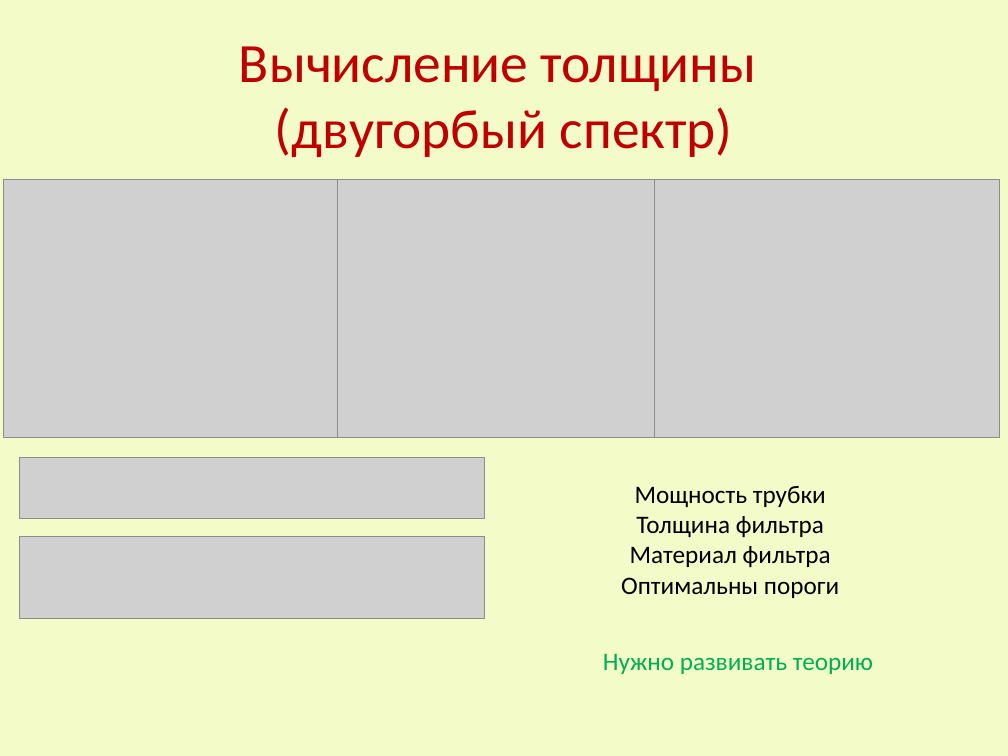
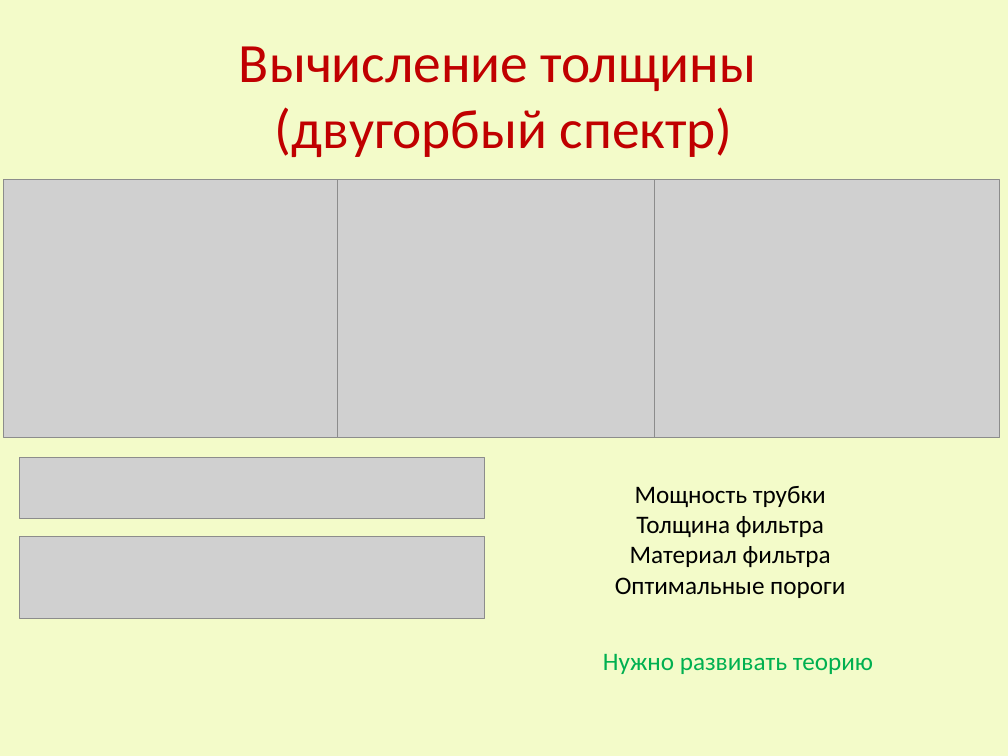
Before and after one commit to Vlad-ole/Presentations, a slide deck: slide 27 of March_2015/Oleynikov_.pptx. Drawn at 1008x756 pixels with LibreOffice and Linux fonts; fonts in the diff are those of the drawing; grey boxes stand for pictures. Boxes give left, top, right and bottom in pixels: in the first picture for what was removed or moved away, otherwise in the second. Text is boxed around its words. In the diff, an @@ line names an element or a change of style, - is before the commit and + after.

```diff
--- a/March_2015/Oleynikov_.pptx
+++ b/March_2015/Oleynikov_.pptx
@@ text at [615, 486, 845, 598]: text changed @@
-Мощность трубки
-Толщина фильтра
-Материал фильтра
-Оптимальны пороги
+Мощность трубки
+Толщина фильтра
+Материал фильтра
+Оптимальные пороги
```
Also in this commit, not shown: 4 other slides changed.
